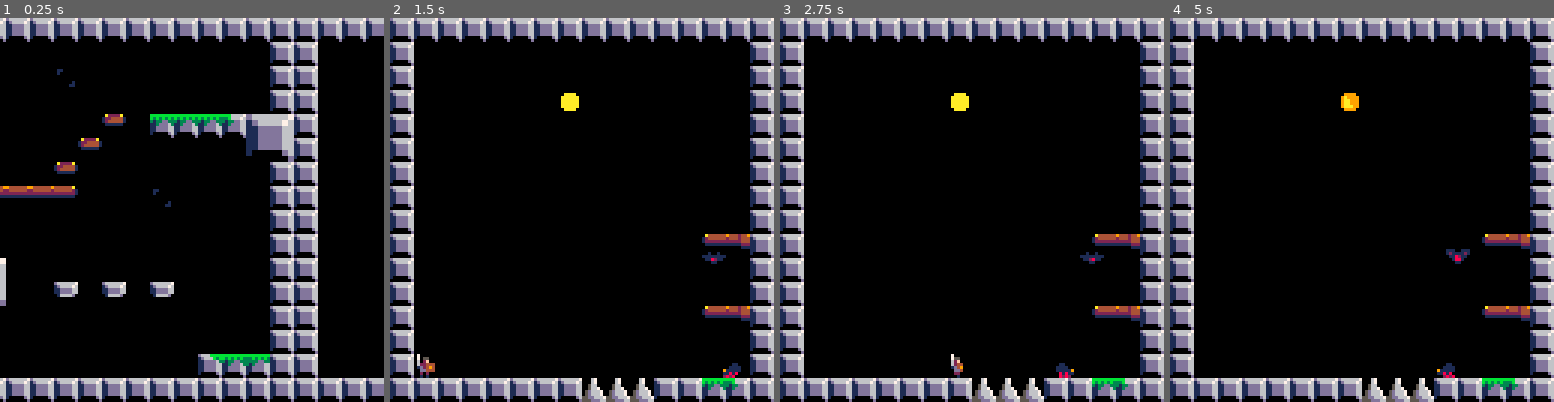
Above: before the commit, frames 1-4 (left to right).
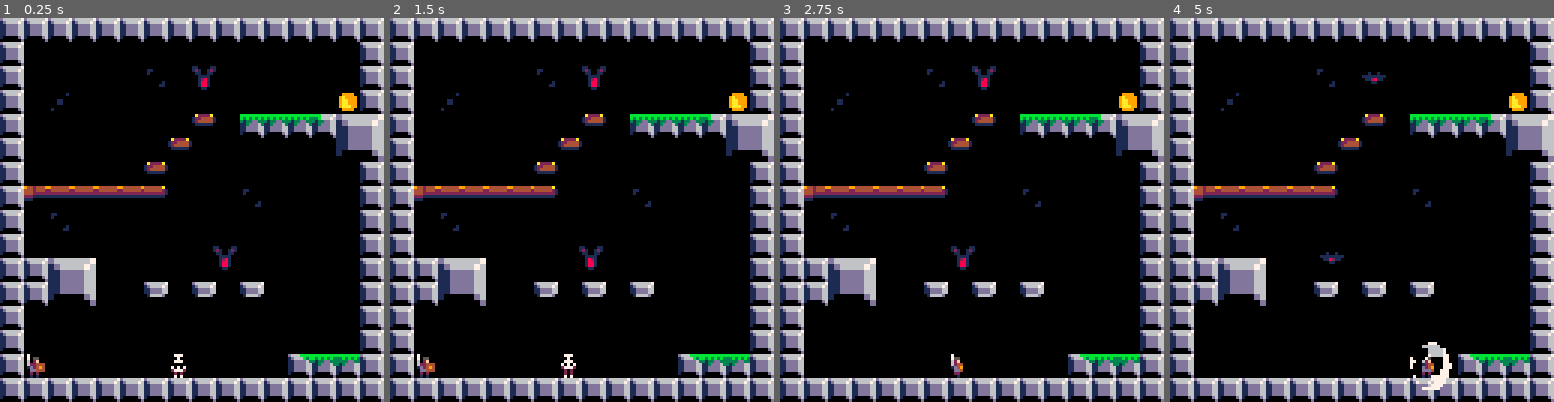
Above: after the commit, the same moments.

Repository: Levrault/pico8-sieur-lacassagne-dungeon
Game: PICO-8 cartridge sieur-lacassagne-dungeon.p8
Same seed, same stepped clock (60 frames per second), same inputs: the game is played once before the commit and once after it.
Inputs:
- Up to frame 1 (0.25 s): no input
- Up to frame 2 (1.5 s): tap X (X key) at 0.33, 1.07 s; tap O (Z key) at 0.7 s
- Up to frame 3 (2.75 s): hold Right 1.6-2.1 s; tap O (Z key) at 1.7, 2.1, 2.5 s; tap X (X key) at 1.85 s; hold Right from 2.47 s (still down)
- Up to frame 4 (5 s): tap O (Z key) every 0.4 s from 2.9 to 4.9 s; tap X (X key) at 2.97, 4.08 s; release Right at 3.03 s; hold Left 3.08-3.58 s; hold Right 4.02-4.68 s

The runs differ from the first frame. In frame 1, 35% of the frame differs, in the area x 0-100%, y 0-100%; in frame 2, 11%; in frame 3, 11%; in frame 4, 11%.

Commit message:
feat(player):add death animation

Diff:
--- a/sieur-lacassagne-dungeon.p8
+++ b/sieur-lacassagne-dungeon.p8
@@ -10,14 +10,12 @@
 --	3 player
 --	4 enemies
 --	5 coins
---@TODO: fix one way platform the push to player in
---@TODO: let the player attack in air
 gm={}
 enemies={}
 
 function _init()
 	gm=make_game_manager()
-	gm:set_level(1)
+	gm:set_level(0)
 
 end
 
@@ -44,6 +43,7 @@
 	gm.cam_y=0
 	gm.d_cam_x=0
 	gm.d_cam_y=0
+	gm.flashed=false
 
 	--change level
 	--@param level level number
@@ -90,6 +90,15 @@
 			self.player=make_player(140,120)
 		end
 	end
+
+
+	--flash all screen for one frame
+	gm.flash_screen=function(self)
+		if (self.flashed) return
+		rectfill(0,0,128,128,7)
+		self.flashed=true
+	end
+
 
 	--update game loop
 	gm.update=function(self)
@@ -129,6 +138,11 @@
 			return
 		end
 
+		if not self.player.is_alive then
+			print("death")
+			self:flash_screen()
+		end
+
 		--player update
 		self.player:draw()
 
@@ -138,10 +152,6 @@
 		--update enemies sprites
 		for enemy in all(enemies) do
 			enemy:draw()
-		end
-
-		if not self.player.is_alive then
-			print("death")
 		end
 	end
 
@@ -277,6 +288,13 @@
 --@return p new player
 function make_player(px,py)
 	local p=make_actor(8,8,px,py)
+	local slash_ap=make_animation_player({
+		["slash"]={
+			ticks=4,
+			frames={32,32,34},
+			loop=false
+		}
+	},"slash")
 	local ap=make_animation_player({
 		["idle"]={
 			ticks=1,
@@ -307,15 +325,13 @@
 			ticks=1,
 			frames={8},
 			loop=true
+		},
+		["death"]={
+			ticks=1,
+			frames={13},
+			loop=true
 		}
 	},"idle")
-	local slash_ap=make_animation_player({
-		["slash"]={
-			ticks=4,
-			frames={32,32,34},
-			loop=false
-		}
-	},"slash")
 	local hitbox=make_hitbox(16,16,enemies)
 	local hurtbox=make_hurtbox(8,8,enemies)
 
@@ -467,16 +483,19 @@
 
 
 	--encounter a deadly traps
-	--@return bool
 	p.collide_traps=function(self)
-		return fget(mget((self.x/8),(self.y/8)),2)
+		self.is_alive=not fget(mget((self.x/8),(self.y/8)),2)
 	end
 
 	--update game loop
 	p.update=function(self)
-		if self:collide_traps() then
-			printh("player has been kill by a traps")
-		end
+		if not self.is_alive then
+			ap:set_anim("death")
+			self:compute_gravity()
+			return
+		end
+
+		self:collide_traps()
 		self:compute_gravity()
 		self.jump_button:update()
 		self:jump()
@@ -489,7 +508,7 @@
 		ap:play()
 
 		hurtbox:update(self.x,self.y)
-		if self.slash_active then
+		if self.slash_active and self.is_alive then
 			slash_ap:play()
 			hitbox:update(self.x,self.y)
 			if slash_ap.finished then
@@ -510,7 +529,7 @@
 		-- hurtbox:draw(x,y)
 
 		--slash
-		if self.slash_active then
+		if self.slash_active and self.is_alive then
 			-- hitbox:draw(self.x,self.y)
 			slash_ap:draw(x,y,16,16,fx)
 		end
@@ -922,6 +947,7 @@
 
 			if collide_rect(ebox,x0,y0) or collide_rect(ebox,x0,y1) or collide_rect(ebox,x1,y0) or collide_rect(ebox,x1,y1) then
 				printh("player was killed by " ..enemy.name)
+				gm.player.is_alive=false
 			end
 		end
 	end
